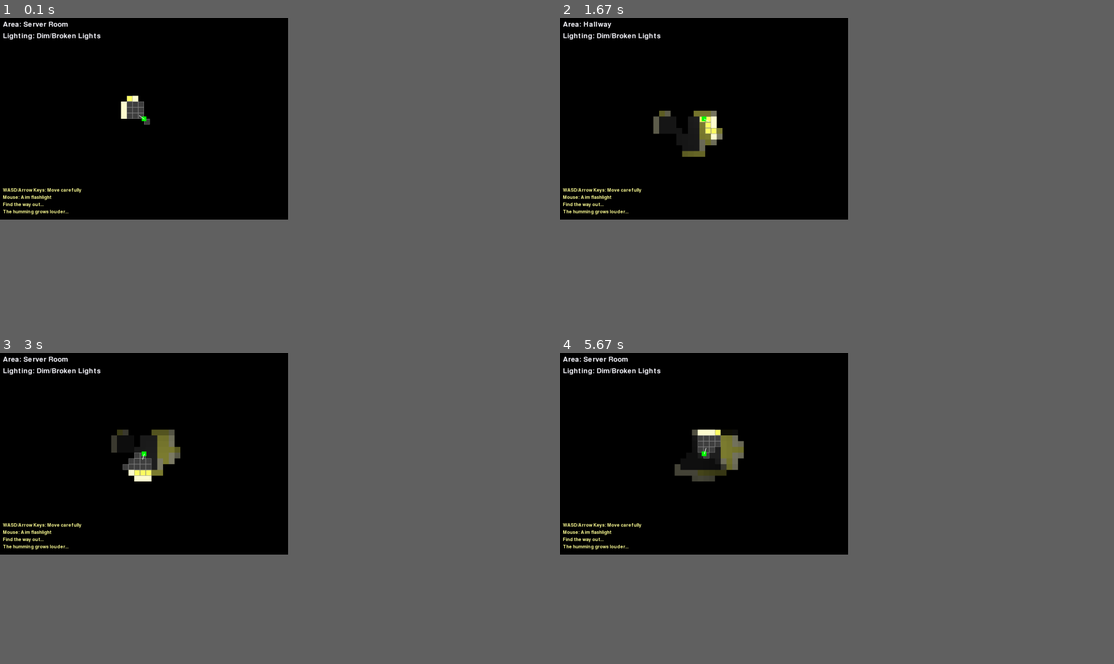
Above: before the commit, frames 1-4 (two rows, left to right).
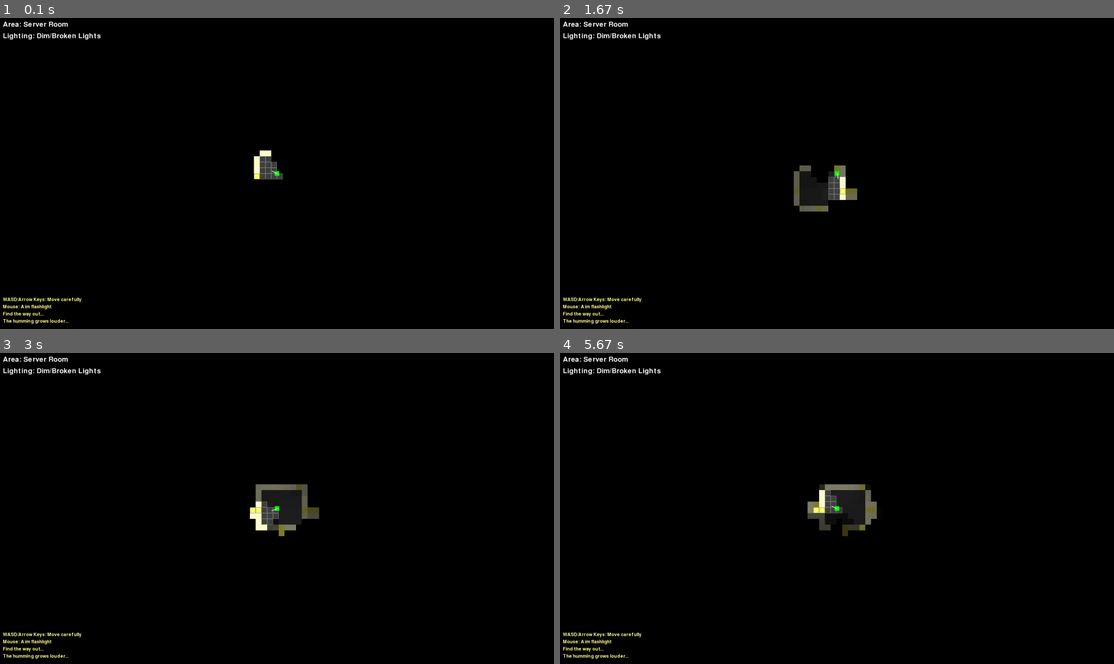
Above: after the commit, the same moments.

Repository: ToskeHilsi/BackroomsPygame
Game: pygame game, started from main.py
Two runs of this game, one before a commit and one after it. Both use one fixed random seed, a clock stepped at 60 frames per second and the inputs below.
Inputs (mouse positions are in pixels of both pictures, inside the frame that each line leads up to):
- Up to frame 1 (0.1 s): no input
- Up to frame 2 (1.67 s): hold Right 0.33-0.8 s; move the mouse to (814, 189) at 0.37 s; hold Up 0.83-1.3 s; move the mouse to (1014, 164) at 0.87 s; hold Right from 1.33 s (still down); move the mouse to (842, 195) at 1.37 s
- Up to frame 3 (3 s): release Right at 1.8 s; hold Left 1.83-2.37 s; move the mouse to (144, 511) at 1.87 s; hold Down 2.4-2.87 s; move the mouse to (332, 576) at 2.43 s; hold Left from 2.9 s (still down); move the mouse to (105, 583) at 2.93 s
- Up to frame 4 (5.67 s): release Left at 3.37 s; hold Up 3.4-3.87 s; move the mouse to (920, 399) at 3.43 s; hold Right 3.9-4.53 s; move the mouse to (1041, 617) at 3.93 s; hold Down 4.57-5.03 s; move the mouse to (903, 536) at 4.6 s; hold Left 5.07-5.53 s; move the mouse to (848, 402) at 5.1 s; hold Right from 5.57 s (still down); move the mouse to (704, 446) at 5.6 s
In our replay, the window is 468x328 before the commit and 900x506 after it. These sizes can differ from the game's own. Grey fills any space a smaller window leaves; there, only what the larger window draws over its background counts as a difference.

The runs differ from the first frame. In frame 1, 1.4% of the frame differs, in the area x 0-52%, y 1-99%; in frame 2, 2.3%; in frame 3, 3.4%, in the area x 0-58%, y 1-99%; in frame 4, 3.2%.

Commit message:
Update main.py

Diff:
--- a/main.py
+++ b/main.py
@@ -10,8 +10,8 @@
 pygame.init()
 
 # Constants
-SCREEN_WIDTH = 1000
-SCREEN_HEIGHT = 700
+SCREEN_WIDTH = 1920
+SCREEN_HEIGHT = 1080
 TILE_SIZE = 20
 GRID_WIDTH = SCREEN_WIDTH // TILE_SIZE
 GRID_HEIGHT = SCREEN_HEIGHT // TILE_SIZE
